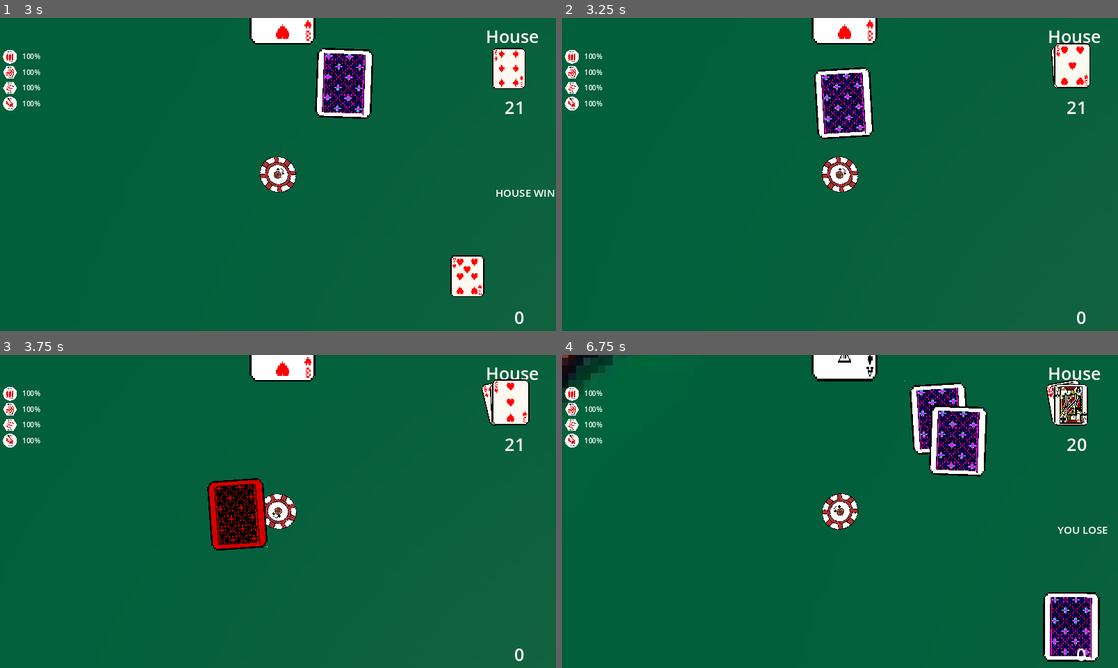
Above: before the commit, frames 1-4 (two rows, left to right).
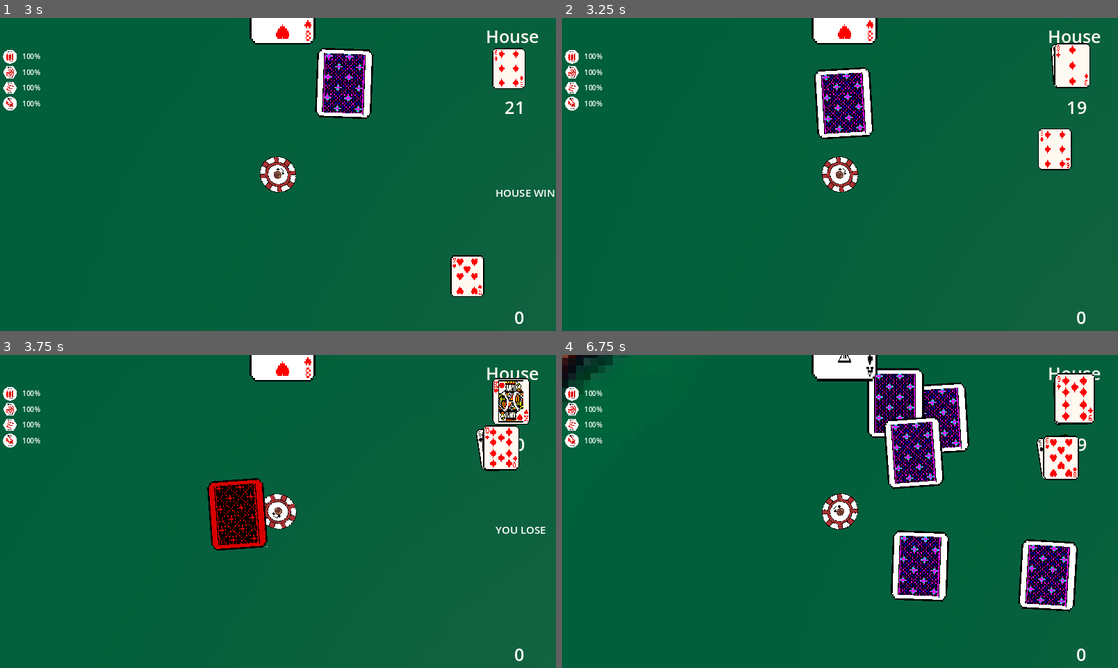
Above: after the commit, the same moments.

Repository: Illuminati-Cow/Blackjack-Survivors
Game: Godot game, scene res://scenes/StartScreen.tscn
Two runs of this game, one before a commit and one after it. Both use one fixed random seed, a clock stepped at 60 frames per second and the inputs below. The engine's default icon, where the game draws it, is replaced by a stand-in: a white triangle on a blue panel in a dark square.
Inputs (mouse positions are in pixels of both pictures, inside the frame that each line leads up to):
- Up to frame 1 (3 s): click "Start Game" at 0.5 s; tap Enter at 1.25 s; move the mouse to (400, 158) at 1.27 s; hold Right (ui_right) 1.28-2.03 s; right-click (400, 158) at 1.35 s; click (400, 158) at 1.42 s; move the mouse to (166, 190) at 2.02 s; hold Down (ui_down) 2.03-2.78 s; right-click (166, 190) at 2.1 s; move the mouse to (333, 105) at 2.77 s; hold Right (ui_right) from 2.78 s (still down); right-click (333, 105) at 2.85 s
- Up to frame 2 (3.25 s): keep holding Right (ui_right)
- Up to frame 3 (3.75 s): move the mouse to (250, 574) at 3.52 s; release Right (ui_right) at 3.53 s; hold Up (ui_up) from 3.53 s (still down); right-click (250, 574) at 3.6 s; click (250, 574) at 3.67 s
- Up to frame 4 (6.75 s): move the mouse to (1006, 558) at 4.27 s; release Up (ui_up) at 4.28 s; hold Left (ui_left) 4.28-5.78 s; right-click (1006, 558) at 4.35 s; move the mouse to (673, 464) at 5.02 s; right-click (673, 464) at 5.1 s; move the mouse to (867, 511) at 5.77 s; hold Down (ui_down) 5.78-6.53 s; right-click (867, 511) at 5.85 s; click (867, 511) at 5.92 s; move the mouse to (756, 433) at 6.52 s; hold Right (ui_right) from 6.53 s (still down); right-click (756, 433) at 6.6 s

Frame 1 is identical in both runs. In frame 2, 1.0% of the frame differs, in the area x 85-95%, y 7-49%; in frame 3, 1.8%; in frame 4, 13%, in the area x 54-99%, y 4-98%.

Commit message:
Stand Behavior Fix

Diff:
--- a/src/game_manager/game_manager.gd
+++ b/src/game_manager/game_manager.gd
@@ -117,8 +117,8 @@
 
 	pause_menu.visible = false
 
-	#win_text.ui_done.connect(_on_ui_done)
-	#assert(win_text.ui_done.is_connected(_on_ui_done))
+	win_text.ui_done.connect(_on_ui_done)
+	assert(win_text.ui_done.is_connected(_on_ui_done))
 	#endregion
 	await get_tree().create_timer(1).timeout
 	blackjack_manager.new_hands()
--- a/src/ui/WinLoseText.gd
+++ b/src/ui/WinLoseText.gd
@@ -1,6 +1,6 @@
 class_name WinLoseText extends Control
 
-#signal ui_done
+signal ui_done
 
 # Called when the node enters the scene tree for the first time.
 func _ready():
@@ -28,18 +28,20 @@
 
 func player_win(arg):
 	$WinLoseTextBox.text = "YOU WIN"
-	#ui_done.emit()
 	await get_tree().create_timer(1).timeout
+	ui_done.emit()
 	$WinLoseTextBox.text =""
 
 func player_lost(arg):
 	$WinLoseTextBox.text = "YOU LOSE"
 	await get_tree().create_timer(1).timeout
+	ui_done.emit()
 	$WinLoseTextBox.text =""
 
 func tied():
 	$WinLoseTextBox.text = "TIE"
 	await get_tree().create_timer(1).timeout
+	ui_done.emit()
 	$WinLoseTextBox.text =""
 
 func player_nat_blackjack():
